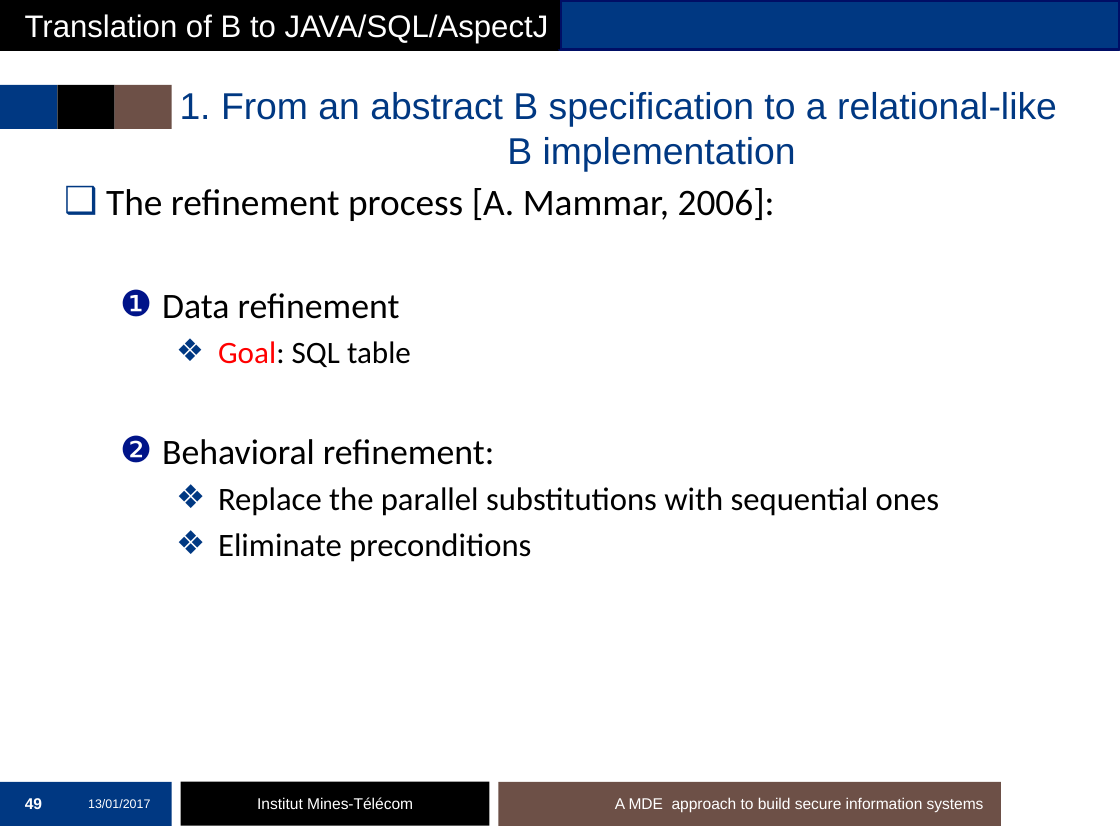
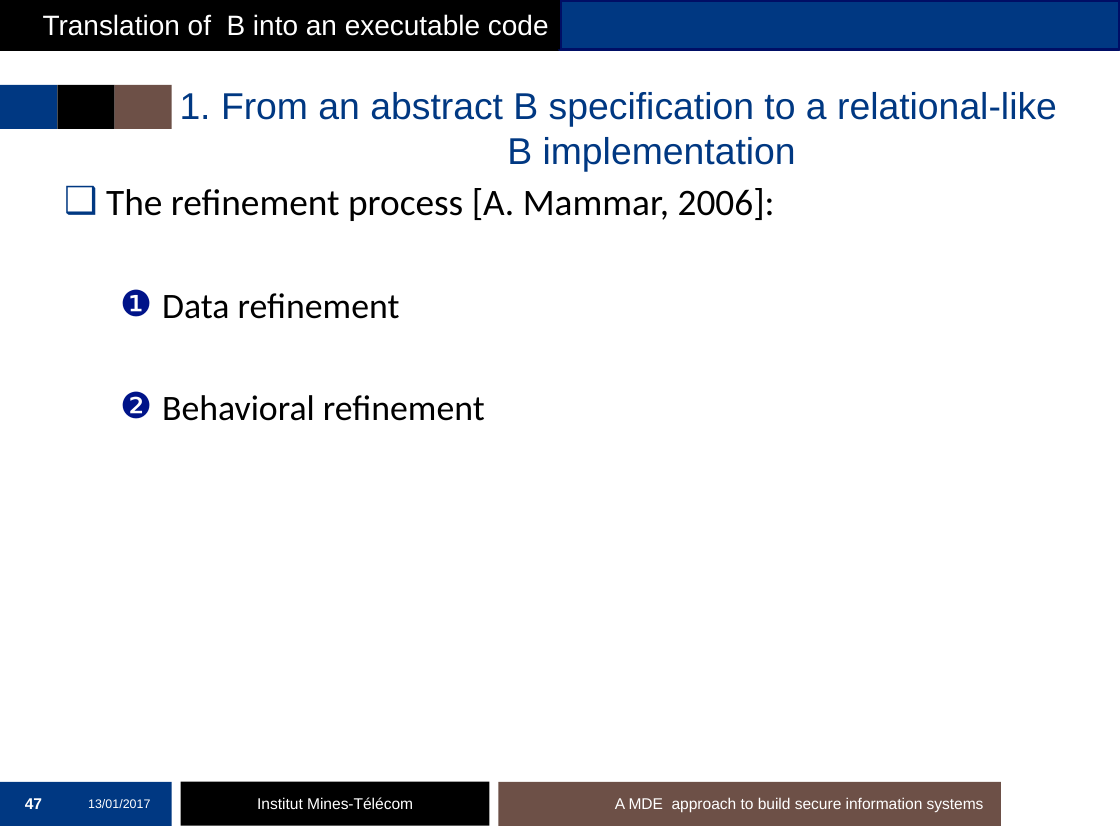
Before and after one commit to mai-ng/phdDefense, a slide deck: slide 47 of slides/presentation-defense.pptx (slide 49 before the commit). Drawn at 1120x840 pixels with LibreOffice and Linux fonts; fonts in the diff are those of the drawing; background and template pictures are left out. Boxes give left, top, right and bottom in pixels: in the first picture for what was removed or moved away, otherwise in the second. Text is boxed around its words. In the diff, an @@ line names an element or a change of style, - is before the commit and + after.

```diff
--- a/slides/presentation-defense.pptx
+++ b/slides/presentation-defense.pptx
@@ text in rectangle at [43,14,549,36]: text changed; size 20 to 18 pt @@
-Translation of B to JAVA/SQL/AspectJ
+Translation of B into an executable code
@@ text at [162,395,485,421]: text changed; size 21 to 23 pt @@
-    ❖ Goal: SQL table
-  ❷ Behavioral refinement:
-    ❖ Replace the parallel substitutions with sequential ones
-    ❖ Eliminate preconditions
+  ❷ Behavioral refinement
@@ page number at [25,798,42,809]: text changed @@
-49
+47
```
Also in this commit, not shown: 48 other slides changed, 3 slides removed.
